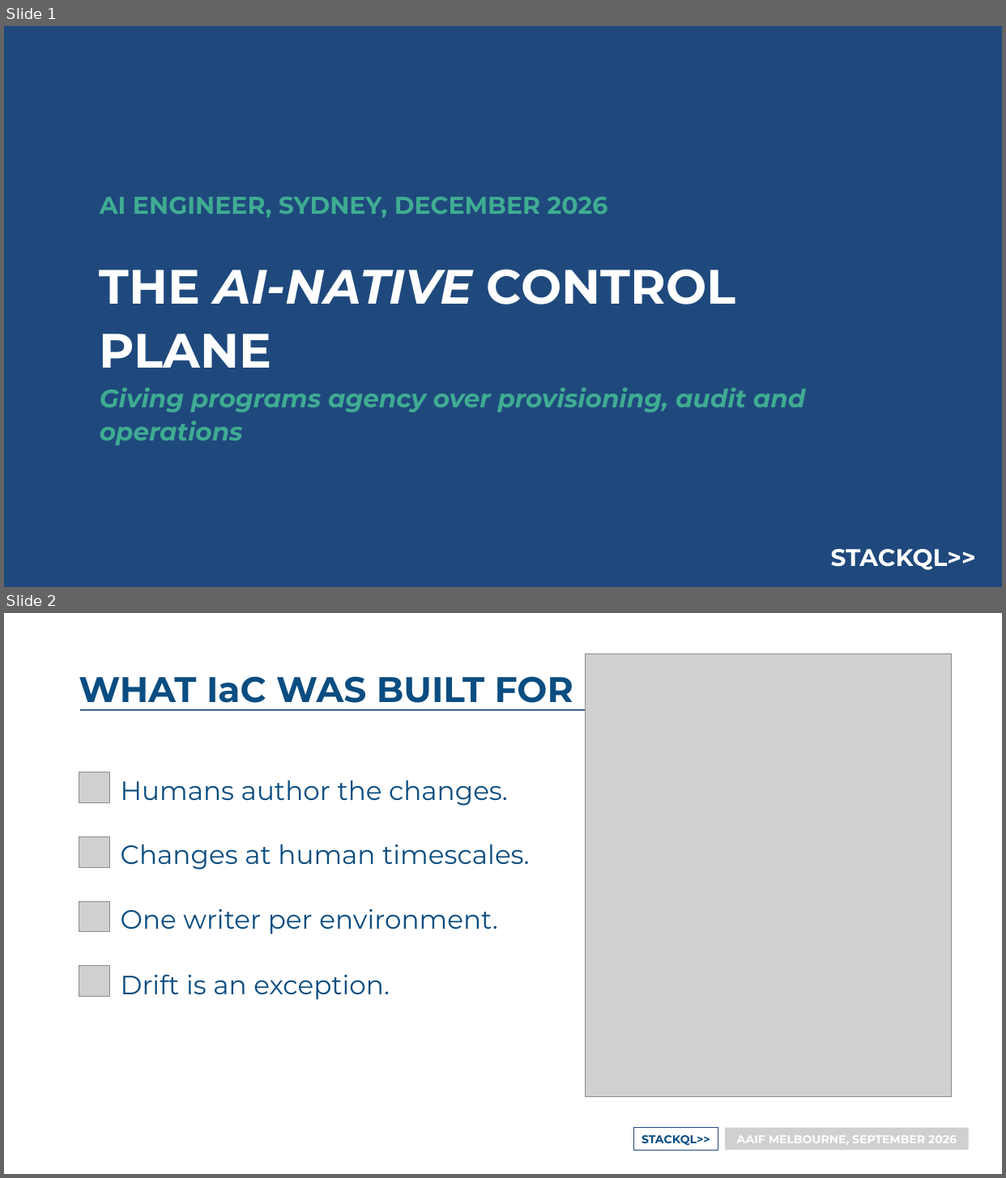
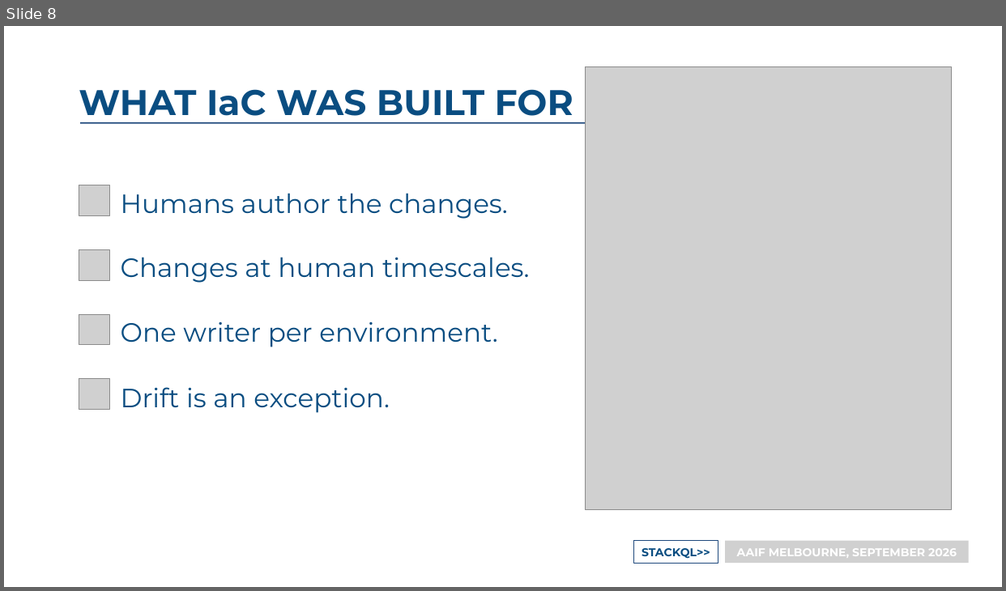
Before and after one commit to stackql-labs/agentic-platform-engineering, a slide deck: 12-26 AI Engineer/presentation/Query Before Mutation - AI Engineer Sydney 2026.pptx. Shown one above the other, each under a label of ours: slides 1 and 2 before the commit, slide 8 after it. The pictures are 1006x1178 and 1006x591 pixels, drawn with LibreOffice and Linux fonts; fonts in the diff are those of the drawing; grey boxes stand for pictures. Boxes give left, top, right and bottom in pixels: in the first picture for what was removed or moved away, otherwise in the second. Text is boxed around its words. In the diff, an @@ line names an element or a change of style, - is before the commit and + after.

```diff
--- a/12-26 AI Engineer/presentation/Query Before Mutation - AI Engineer Sydney 2026.pptx
+++ b/12-26 AI Engineer/presentation/Query Before Mutation - AI Engineer Sydney 2026.pptx
@@ slide 1 removed at <box>4,26,1002,587</box>, background #1F497D @@
@@ text removed at <box>100,197,608,218</box> @@
-AI ENGINEER, SYDNEY, DECEMBER 2026
@@ text removed at <box>100,269,736,368</box> @@
-THE AI-NATIVE CONTROL PLANE
@@ text removed at <box>100,387,805,446</box> @@
-Giving programs agency over provisioning, audit and operations
@@ text removed at <box>831,549,976,570</box> @@
-STACKQL>>
@@ what was slide 2 is now slide 8 @@
```
Also in this commit, not shown: 10 slides added, 1 other file.
